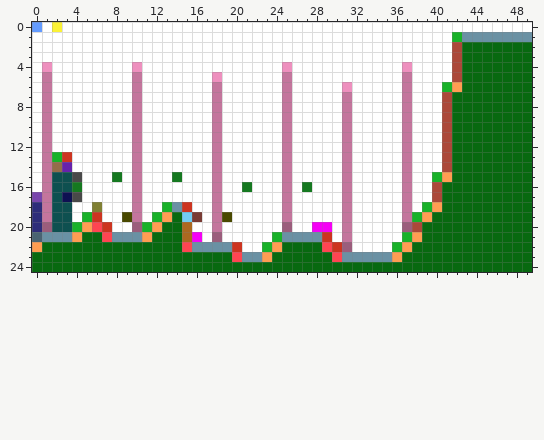
Pixel-art sprite, stored at src/res/fases/level2.png. Above: the version before the commit.
The file is 50x25 pixels.
After the commit:
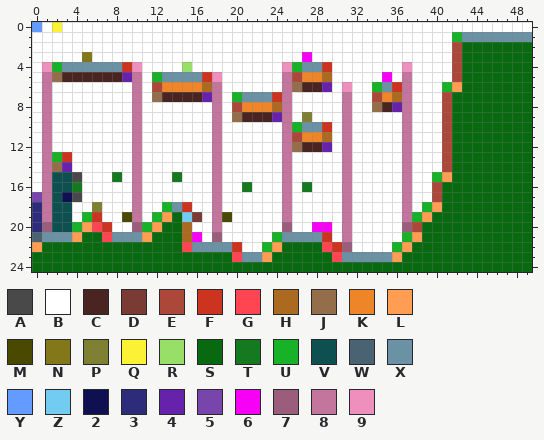
Palette (. is transparent): A #494949  B #ffffff  C #4a2420  D #793b34  E #ac4839  F #cd3420  G #ff4551  H #ac6920  J #946d4a  K #ee8529  L #ff9d52  M #494900  N #827719  P #808033  Q #fbf236  R #97df67  S #086910  T #157920  U #18b229  V #0e5050  W #496372  X #6a91a4  Y #639bff  Z #72ccf2  2 #0e1052  3 #2d2c7a  4 #6722ac  5 #7845ac  6 #f600f6  7 #9b5d7c  8 #c4759d  9 #ee8fbe
The commit says: melhorias na fase 2
Difference:
{"y":3,"x":5,"old":"B","new":"N"}
{"y":3,"x":27,"old":"B","new":"6"}
{"y":4,"x":2,"old":"BBBBBBBB","new":"UXXXXXXF"}
{"y":4,"x":15,"old":"B","new":"R"}
{"y":4,"x":26,"old":"BBBB","new":"UXXF"}
{"y":5,"x":2,"old":"BBBBBBBB","new":"JCCCCCC4"}
{"y":5,"x":12,"old":"BBBBBB","new":"UXXXXF"}
{"y":5,"x":26,"old":"BBBB","new":"EKKH"}
{"y":5,"x":35,"old":"B","new":"6"}
{"y":6,"x":12,"old":"BBBBBB","new":"EKKKKH"}
{"y":6,"x":26,"old":"BBBB","new":"JCC4"}
{"y":6,"x":34,"old":"BBB","new":"UXF"}
{"y":7,"x":12,"old":"BBBBBB","new":"JCCCC4"}
{"y":7,"x":20,"old":"BBBBB","new":"UXXXF"}
{"y":7,"x":34,"old":"BBB","new":"EKH"}
{"y":8,"x":20,"old":"BBBBB","new":"EKKKH"}
{"y":8,"x":34,"old":"BBB","new":"JC4"}
{"y":9,"x":20,"old":"BBBBB","new":"JCCC4"}
{"y":9,"x":27,"old":"B","new":"P"}
{"y":10,"x":26,"old":"BBBB","new":"UXXF"}
{"y":11,"x":26,"old":"BBBB","new":"EKKH"}
{"y":12,"x":26,"old":"BBBB","new":"JCC4"}
